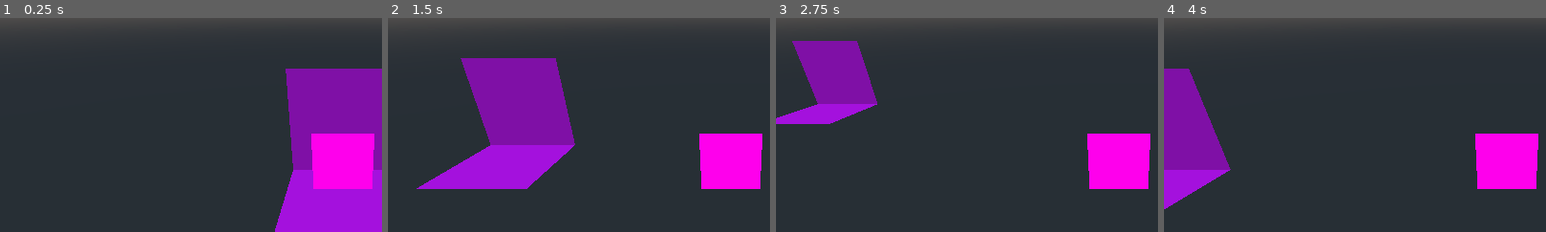
Above: before the commit, frames 1-4 (left to right).
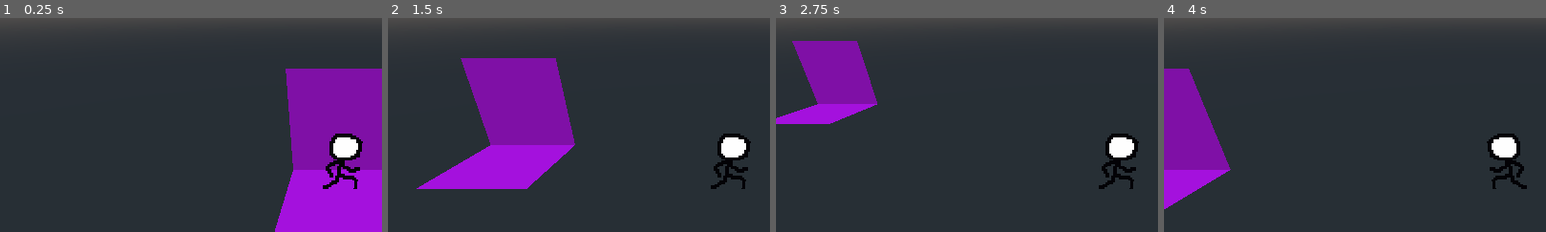
Above: after the commit, the same moments.

Repository: Tusentio/GlobalGameJam2022
Game: Godot game, scene res://Scenes/Levels/Level1/Level1.tscn
Two runs of this game, one before a commit and one after it. Both use one fixed random seed, a clock stepped at 60 frames per second and the inputs below. This scene is started directly instead of the project's main scene.
Inputs:
- Up to frame 1 (0.25 s): no input
- Up to frame 2 (1.5 s): tap Enter at 0.5 s; hold D (walk_right) 0.53-1.28 s; hold S (walk_down) from 1.28 s (still down)
- Up to frame 3 (2.75 s): release S (walk_down) at 2.03 s; hold D (walk_right) from 2.03 s (still down)
- Up to frame 4 (4 s): release D (walk_right) at 2.78 s; hold W (walk_up) 2.78-3.53 s; hold A (walk_left) from 3.53 s (still down)
The pictures show only the part of the screen within x 5-55%, y 16-66%; the shares and areas given below are measured in that part.

The runs differ from the first frame. In frame 1, 4.1% of the frame differs, in the area x 81-98%, y 54-80%; in frame 2, 4.1%; in frame 3, 4.1%; in frame 4, 4.1%.

Commit message:
Player preview sprite pt. 2

Diff:
--- a/Scenes/Player/Player.tscn
+++ b/Scenes/Player/Player.tscn
@@ -1,9 +1,9 @@
 [gd_scene load_steps=6 format=2]
 
-[ext_resource path="res://Sprites/Player.png" type="Texture" id=1]
+[ext_resource path="res://Scenes/Player/Temp.png" type="Texture" id=1]
 [ext_resource path="res://Scenes/Player/Player.gd" type="Script" id=2]
 
-[sub_resource type="SphereShape" id=3]
+[sub_resource type="SphereShape" id=1]
 radius = 0.202758
 
 [sub_resource type="Animation" id=2]
@@ -44,12 +44,11 @@
 script = ExtResource( 2 )
 
 [node name="Sprite" type="Sprite3D" parent="."]
-transform = Transform( 1, 0, 0, 0, 1, 0, 0, 0, 1, 0, 0, 0 )
 texture = ExtResource( 1 )
 
 [node name="Collider" type="CollisionShape" parent="."]
 transform = Transform( 1, 0, 0, 0, -4.37114e-08, -1, 0, 1, -4.37114e-08, 0, 0, 0 )
-shape = SubResource( 3 )
+shape = SubResource( 1 )
 
 [node name="Camera" type="Camera" parent="."]
 transform = Transform( 1, 0, 0, 0, 0.906308, 0.422618, 0, -0.422618, 0.906308, 0, 0.75, 1.5 )
Not shown: 2 places in Scenes/Player/Player.tscn that only renumber resources
